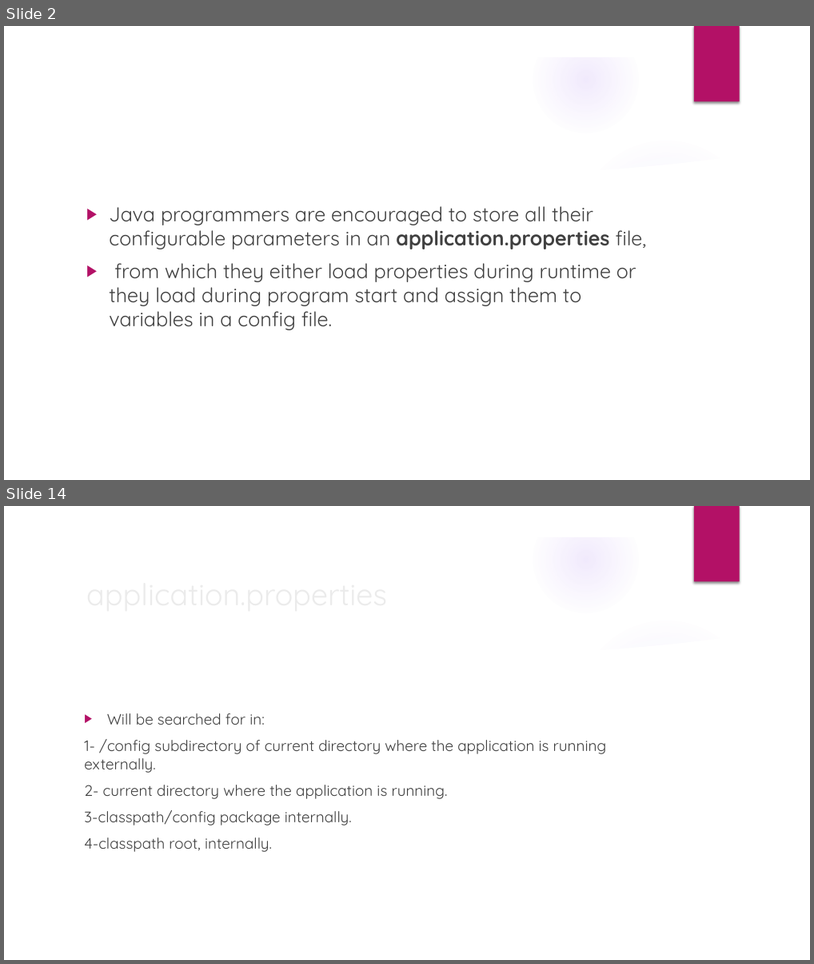
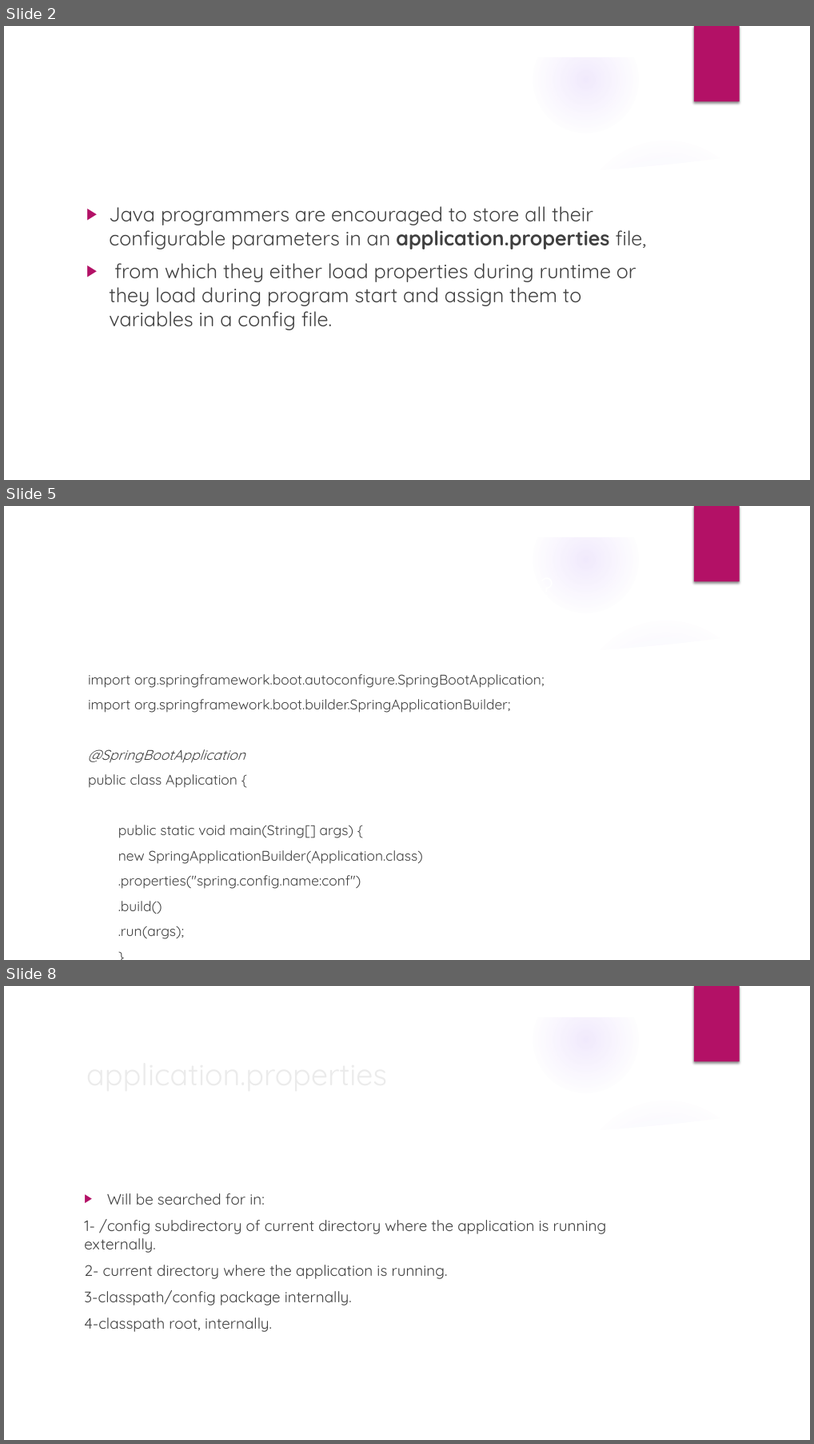
Before and after one commit to jigglypuffff/BankingApplication, a slide deck: Spring Properties.pptx. Shown one above the other, each under a label of ours: slides 2 and 14 before the commit, slides 2, 5 and 8 after it; the slides between them are not shown. The pictures are 814x964 and 814x1444 pixels, drawn with LibreOffice and Linux fonts; fonts in the diff are those of the drawing; background and template pictures are left out. Boxes give left, top, right and bottom in pixels: in the first picture for what was removed or moved away, otherwise in the second. Text is boxed around its words. In the diff, an @@ line names an element or a change of style, - is before the commit and + after.

Commit message:
spring properties ppt

```diff
--- a/Spring Properties.pptx
+++ b/Spring Properties.pptx
@@ slide 5 added at (4,506,810,960), background picture (left out); not listed: 9 template elements that a slide beside it also shows @@
@@ text added at (65,568,607,607), 32 pt, text #FFFFFF @@
+Can we rename application.properties?
@@ text added at (88,674,544,939), 16.6 pt, text #404040 @@
+import org.springframework.boot.autoconfigure.SpringBootApplication;
+import org.springframework.boot.builder.SpringApplicationBuilder;
+@SpringBootApplication
+public class Application {
+public static void main(String[] args) {
+new SpringApplicationBuilder(Application.class)
+.properties("spring.config.name:conf")
+.build()
+.run(args);
+}
+}
@@ what was slide 14 is now slide 8 @@
```
Also in this commit, not shown: 2 slides changed, 3 other slides added.
